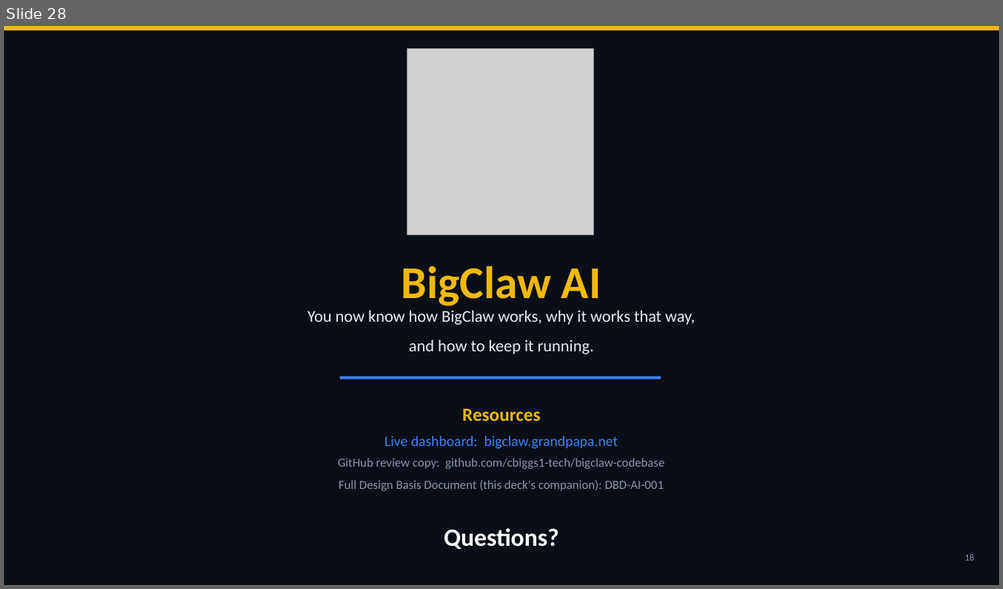
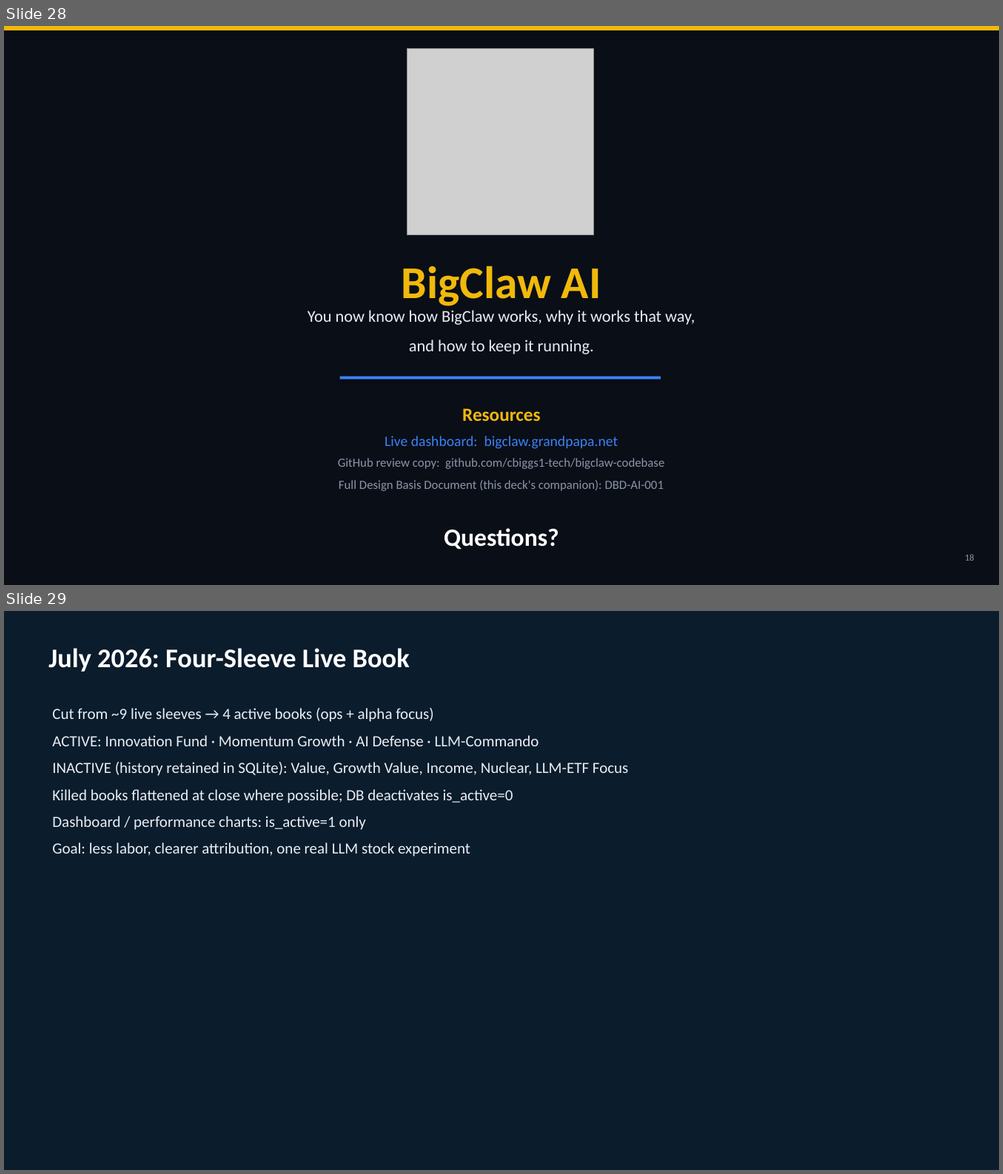
Before and after one commit to cbiggs1-tech/bigclaw-codebase, a slide deck: BigClaw_ShowAndTell.pptx. Shown one above the other, each under a label of ours: slide 28 before the commit, slides 28 and 29 after it. The pictures are 1003x589 and 1003x1174 pixels, drawn with LibreOffice and Linux fonts; fonts in the diff are those of the drawing; grey boxes stand for pictures. Boxes give left, top, right and bottom in pixels: in the first picture for what was removed or moved away, otherwise in the second. Text is boxed around its words. In the diff, an @@ line names an element or a change of style, - is before the commit and + after.

Commit message:
Ship four-sleeve live book, Commando radar/doctrine, and Alpaca guard harden.
Active sleeves: Innovation, Momentum, AI Defense, LLM-Commando. Event radar with
price_is_news half-exits; cold-trader REAL>THEATER / no-chase doctrine; active-only
pre/post Alpaca sync with self-heal. Docs: DESIGN_BASIS + ShowAndTell updated.
OpenRouter/Grok Judge remains experimental (not production).

```diff
--- a/BigClaw_ShowAndTell.pptx
+++ b/BigClaw_ShowAndTell.pptx
@@ slide 29 added at [4, 611, 999, 1170], background #FFFFFF @@
@@ rectangle added at [4, 611, 999, 1170], fill #0B1C2C @@
@@ text added at [48, 648, 410, 672], 26 pt, text #FFFFFF, bold @@
+July 2026: Four-Sleeve Live Book
@@ text added at [52, 708, 629, 857], 15 pt, text #E8EEF4 @@
+Cut from ~9 live sleeves → 4 active books (ops + alpha focus)
+ACTIVE: Innovation Fund · Momentum Growth · AI Defense · LLM-Commando
+INACTIVE (history retained in SQLite): Value, Growth Value, Income, Nuclear, LLM-ETF Focus
+Killed books flattened at close where possible; DB deactivates is_active=0
+Dashboard / performance charts: is_active=1 only
+Goal: less labor, clearer attribution, one real LLM stock experiment
```
Also in this commit, not shown: 10 slides changed, 3 other slides added, 18 other files.
